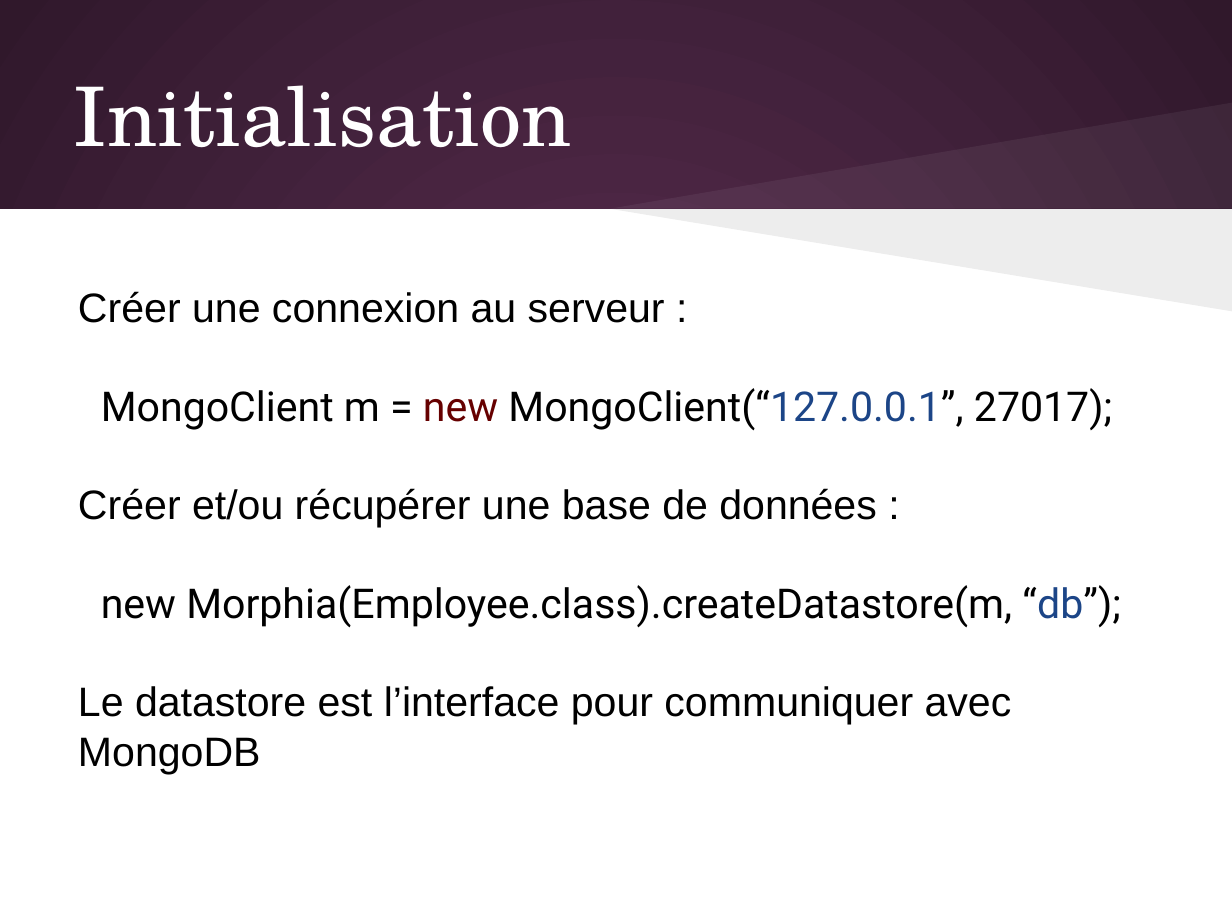
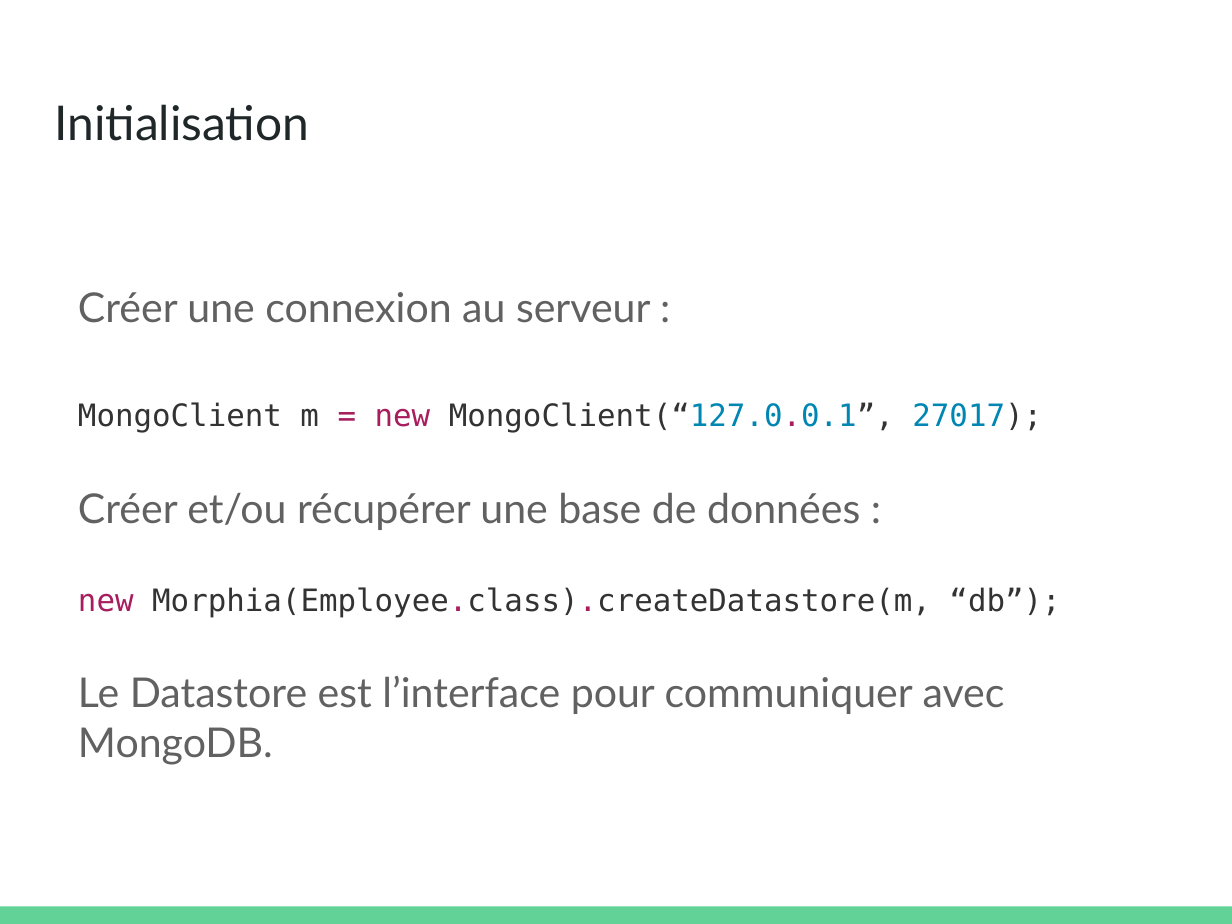
Before and after one commit to olivier-pitton/dant, a slide deck: slide 16 of mongodb/Cours_NoSQL.pptx. Drawn at 1232x924 pixels with LibreOffice and Linux fonts; fonts in the diff are those of the drawing. Boxes give left, top, right and bottom in pixels: in the first picture for what was removed or moved away, otherwise in the second. Text is boxed around its words. In the diff, an @@ line names an element or a change of style, - is before the commit and + after.

```diff
--- a/mongodb/Cours_NoSQL.pptx
+++ b/mongodb/Cours_NoSQL.pptx
@@ background gradient #592D50 to #30182B to #FFFFFF @@
@@ title "Initialisation": place and size @@
-title "Initialisation" at [74, 85, 571, 148]
+title "Initialisation" at [54, 104, 309, 141]
@@ title "Initialisation" at [54, 104, 309, 141]: size 48 to 28 pt, font TeX Gyre Schola to Lato, text colour #FFFFFF to #202729; vertical alignment middle to top @@
@@ freeform shape removed at [610, 102, 1232, 208] @@
@@ rectangle removed at [0, 209, 1232, 924] @@
@@ freeform shape removed at [610, 208, 1232, 310] @@
@@ text at [78, 292, 1060, 618]: font Arial to Lato, text colour #000000 to #616161 in "Créer une connexion au serveur :", "Créer et/ou récupérer une base de données ..."; size 24 to 18 pt, font Roboto to DejaVu Sans Mono, highlight none to #FFFFFF in "MongoClient m = new MongoClient(“127.0.0.1”, 27017);", "new Morphia(Employee.class).createDatastore(m, “db”);"; text colour #000000 to #333333 in "MongoClient m MongoClient(“127.0.0.1”, 27017);", "Morphia(Employee.class).createDatastore(m, “db”);"; text colour #000000 to #A71D5D in "=", "new Morphia(Employee.class).createDatastore(m,"; text colour #660000 to #A71D5D in "new"; text colour #1C4587 to #0086B3, text colour #1C4587 to #A71D5D in "MongoClient(“127.0.0.1”,"; text colour #000000 to #0086B3 in "27017);"; text colour #1C4587 to #333333 in "“db”);"; line spacing 1 to 1.43 @@
@@ text at [78, 676, 1005, 765]: text changed; font Arial to Lato; text colour #000000 to #616161 @@
-Le datastore est l’interface pour communiquer avec MongoDB
+Le Datastore est l’interface pour communiquer avec MongoDB.
@@ rectangle added at [0, 907, 1232, 924], fill #63D297 @@
```
Also in this commit, not shown: 63 other slides changed, 1 slide added, 9 slides removed, 5 other files.
